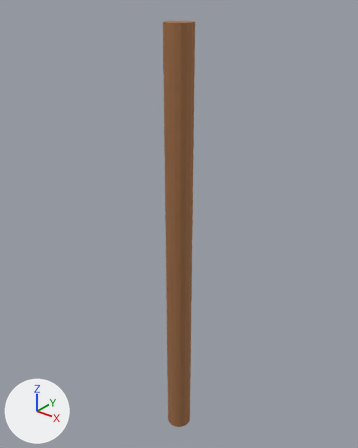
The FBX model art/models/StarterWeapon/StarterWeapon.fbx, before and after one commit.
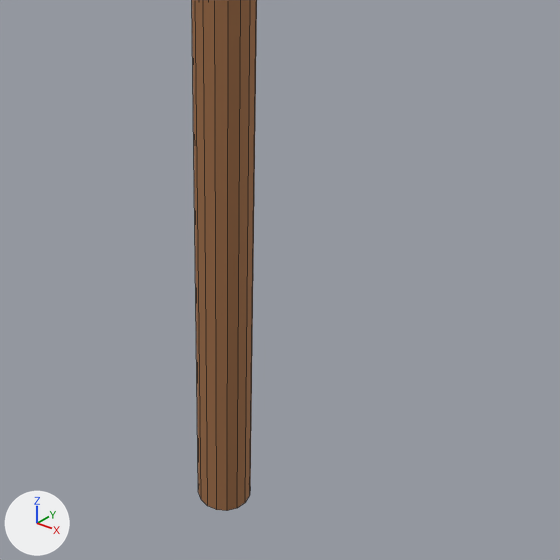
Each version is shown whole from a 50 mm lens placed at (2.46, -3.08, 4.25), pointed at (-0.08, 0.11, 2.28), then close up on the part from 24% to 89% of the width and 47% to 100% of the height. The lights are fixed; the arrows at lower left show +X, +Y and +Z. The older version's two pictures come first. The close-ups show mesh edges as thin lines. Where no turn or scale is listed for an object, it has been applied to the vertices.

Objects in the first close-up: 'StarterWeapon'.
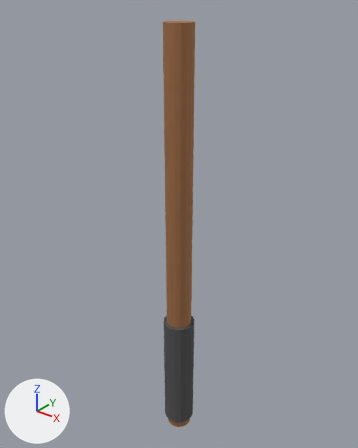
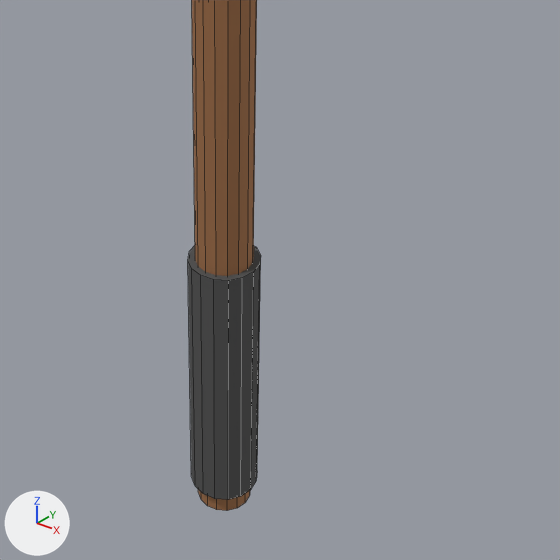
Commit message: phase 1: StarterWeapon - tape grip

Diff of the bpy script that builds the scene:
```diff
--- a/art/models/StarterWeapon/StarterWeapon.fbx.py
+++ b/art/models/StarterWeapon/StarterWeapon.fbx.py
@@ mat_tape @@
+mat_tape = principled_material('Tape')
+mat_tape.base_color = (0.08, 0.08, 0.08)  # dark grey #505050
+mat_tape.roughness = 0.9
@@ me_cylinder_001 @@
+me_cylinder_001.from_pydata(...)  # a 16-sided cylinder along z spanning x -0.15..0.15, y -0.15..0.15, z -0.6..0.6
+me_cylinder_001.materials.append(mat_tape)  # dark grey #505050
@@ ob_grip @@
+ob_grip = bpy.data.objects.new('Grip', me_cylinder_001)
+ob_grip.location = (0.0, 0.0, 0.7)
```

Boxes [x1, y1, x2, y2] around the edits, measured in the close-ups (560 x 560 px):
'Grip', added
    after: [188, 246, 261, 500]
